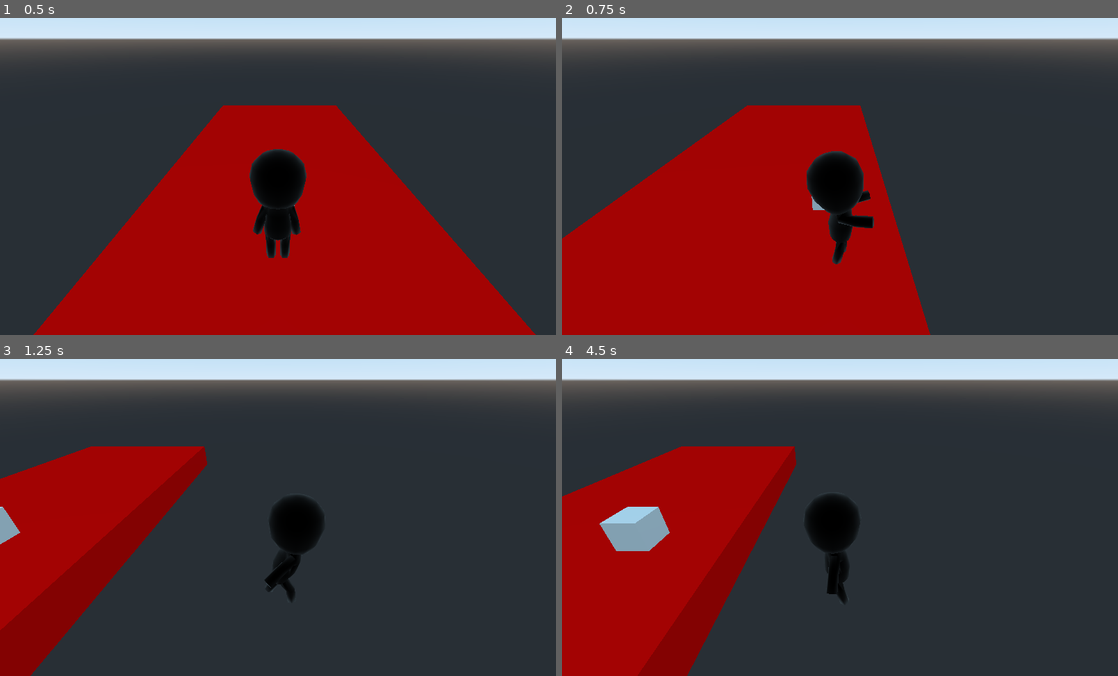
Above: before the commit, frames 1-4 (two rows, left to right).
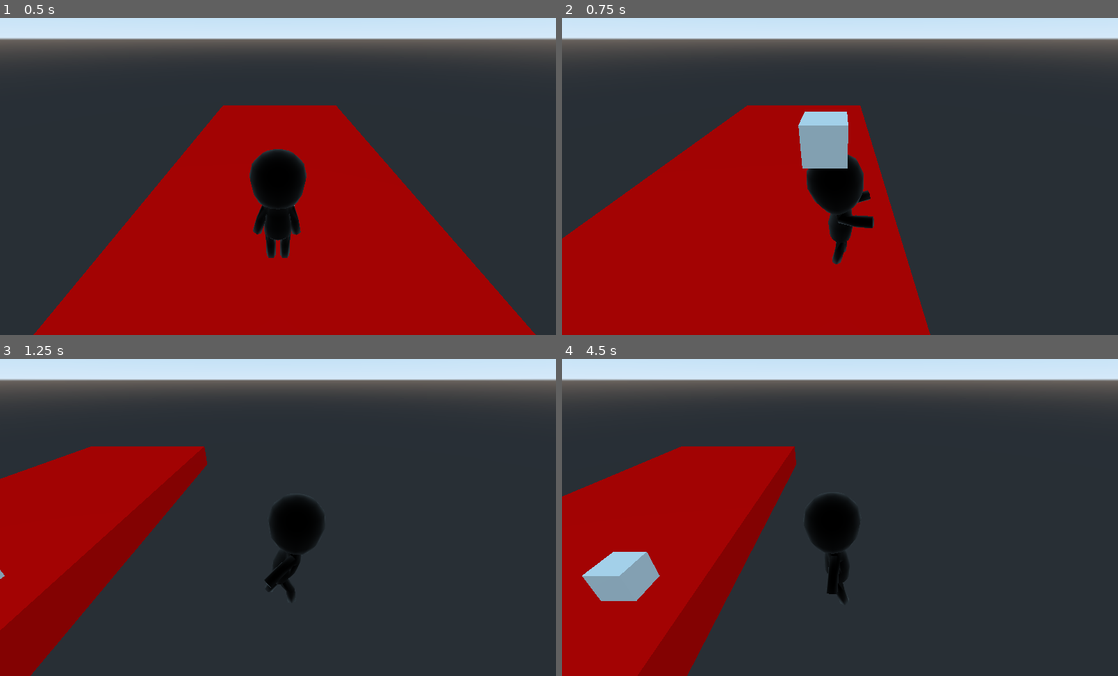
Above: after the commit, the same moments.

Repository: mfindlater/GGJ2020
Game: Godot game, scene res://Main.tscn
The game is run twice, just before and just after one commit, with the same random seed, the same clock (stepped at 60 frames per second) and the same inputs.
Inputs:
- Up to frame 1 (0.5 s): no input
- Up to frame 2 (0.75 s): tap Enter (ui_accept) at 0.5 s; hold Right (ui_right) from 0.53 s (still down)
- Up to frame 3 (1.25 s): keep holding Right (ui_right); tap Enter (ui_accept) at 0.77 s
- Up to frame 4 (4.5 s): release Right (ui_right) at 1.28 s; hold Down (ui_down) 1.28-2.03 s; tap Enter (ui_accept) at 1.52, 3.02, 3.77 s; hold Right (ui_right) 2.03-2.78 s; hold Up (ui_up) 2.78-3.53 s; hold Left (ui_left) from 3.53 s (still down)

Frame 1 is identical in both runs. In frame 2, 1.6% of the frame differs, in the area x 42-52%, y 29-61%; in frame 3, 0.3%; in frame 4, 2.9%, in the area x 3-20%, y 46-77%.

Commit message:
more item stuff

Diff:
--- a/Main.gd
+++ b/Main.gd
@@ -23,3 +23,8 @@
 func _on_Player_pick_up():
 
 	$Player/ItemPosition.add_child($DummyItem)
+
+
+func _on_Player_put_down():
+	$Player/ItemPosition.remove_child($DummyItem)
+	$DummyItem.translate(Vector3(0,-3,0))
--- a/Main.tscn
+++ b/Main.tscn
@@ -8,6 +8,10 @@
 [sub_resource type="CubeMesh" id=1]
 
 [sub_resource type="SpatialMaterial" id=2]
+
+[sub_resource type="PhysicsMaterial" id=3]
+
+[sub_resource type="BoxShape" id=4]
 
 [node name="Main" type="Spatial"]
 script = ExtResource( 4 )
@@ -21,11 +25,19 @@
 "_edit_group_": true
 }
 
+[node name="StaticBody" type="StaticBody" parent="MeshInstance"]
+physics_material_override = SubResource( 3 )
+
+[node name="CollisionShape" type="CollisionShape" parent="MeshInstance/StaticBody"]
+transform = Transform( 1, -2.5411e-21, 0, 1.0842e-19, 1, 1.81899e-12, 0, 1.77636e-15, 1, 0, 0, 0 )
+shape = SubResource( 4 )
+
 [node name="Player" parent="." instance=ExtResource( 1 )]
 transform = Transform( 1, 0, 0, 0, 1, 0, 0, 0, 1, -0.0544545, 2.13803, -0.157942 )
 
 [node name="DummyItem" parent="." instance=ExtResource( 3 )]
-transform = Transform( 1, 0, 0, 0, 1, 0, 0, 0, 1, 2.81415, 1.62187, 0 )
+transform = Transform( 1, 0, 0, 0, 1, 0, 0, 0, 1, 2.814, 1.3, 0 )
 [connection signal="pick_up" from="Player" to="." method="_on_Player_pick_up"]
+[connection signal="put_down" from="Player" to="." method="_on_Player_put_down"]
 [connection signal="item_enter" from="DummyItem" to="." method="_on_DummyItem_item_enter"]
 [connection signal="item_exit" from="DummyItem" to="." method="_on_DummyItem_item_exit"]
--- a/Player/Player.tscn
+++ b/Player/Player.tscn
@@ -27,4 +27,4 @@
 [node name="GameJamBoyo" parent="." instance=ExtResource( 2 )]
 
 [node name="ItemPosition" type="Position3D" parent="."]
-transform = Transform( 1, 0, 0, 0, 1, 0, 0, 0, 1, 1.06971, 0.95801, 0 )
+transform = Transform( 1, 0, 0, 0, 1, 0, 0, 0, 1, 0, 3, 0 )
Not shown: 1 places in Main.tscn that only renumber resources
